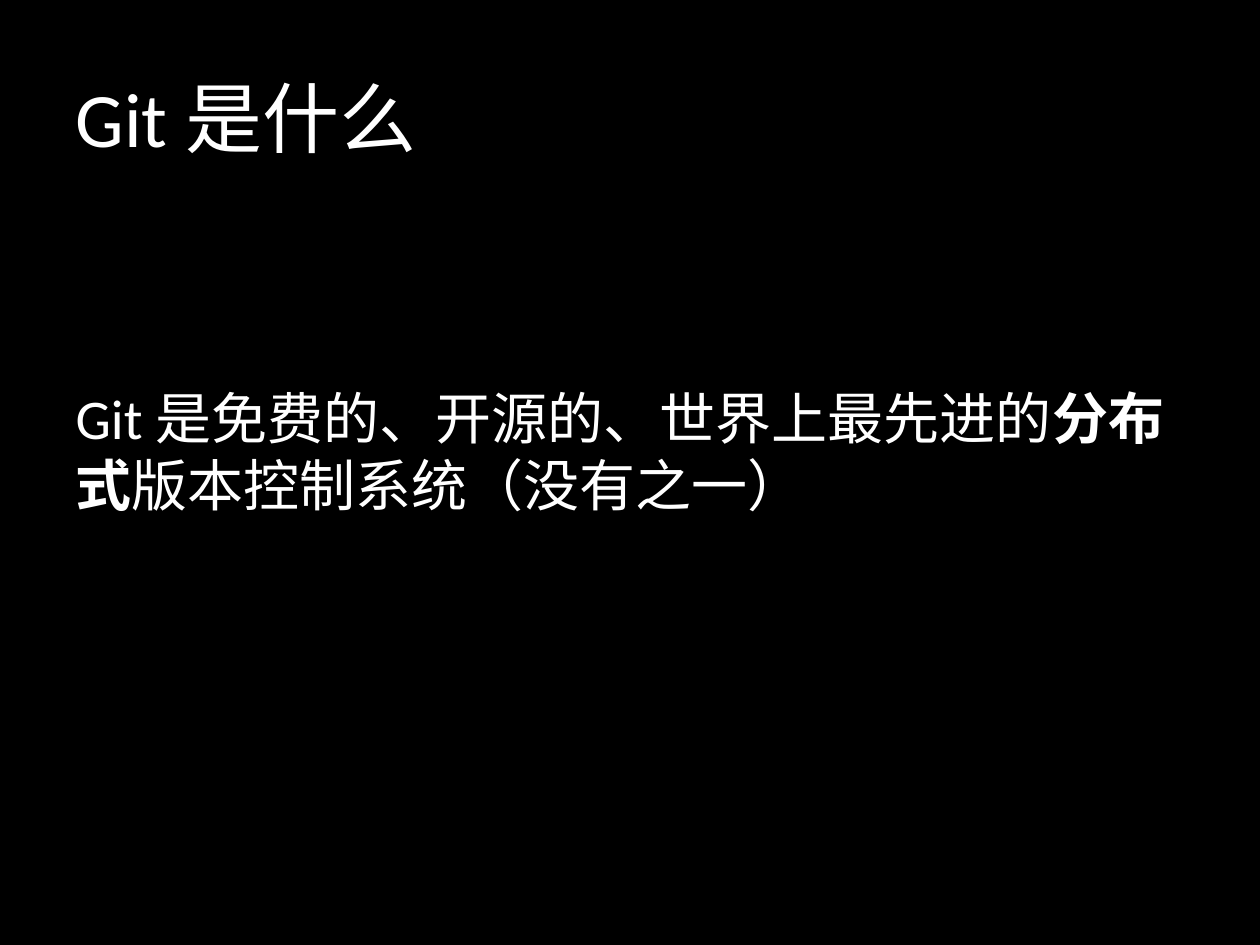
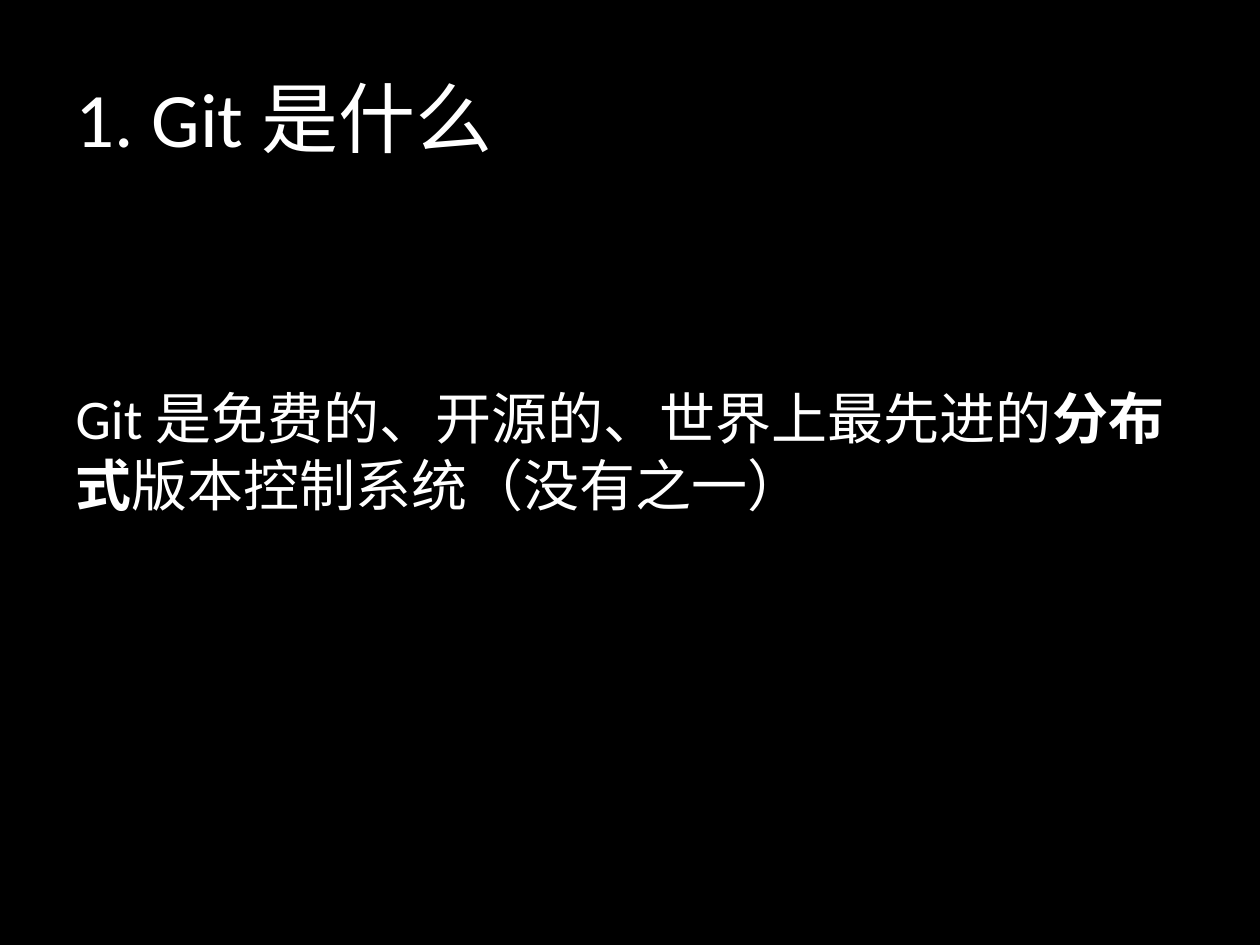
Before and after one commit to sontekliu/git-book, a slide deck: slide 4 of Git.pptx. Drawn at 1260x945 pixels with LibreOffice and Linux fonts; fonts in the diff are those of the drawing. Boxes give left, top, right and bottom in pixels: in the first picture for what was removed or moved away, otherwise in the second. Text is boxed around its words. In the diff, an @@ line names an element or a change of style, - is before the commit and + after.

```diff
--- a/Git.pptx
+++ b/Git.pptx
@@ title at <box>76,82,492,153</box>: text changed @@
-Git 是什么
+1. Git 是什么
```
Also in this commit, not shown: 18 other slides changed.
